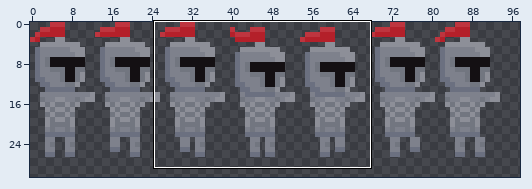
Two versions of one sprite sheet, CurseOfKnight/Assets/Sprites/Animations/knightAnim_Run.png. The first picture is a wide view before the edit; the outline marks the close-up.
Close-up. Earlier state:
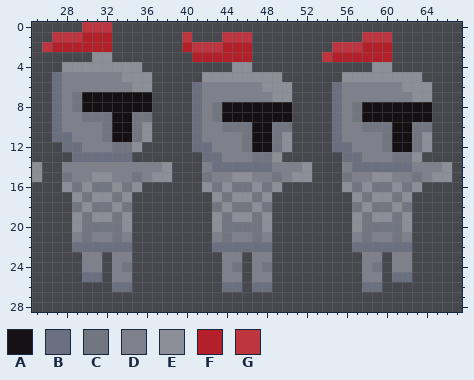
The file is 128x32 pixels. Colours within 5 levels of each other are drawn and written as one. Shown: x 25..67, y 0..28. The wide view leaves out empty margins. The commit also changed other parts of the picture, which this record leaves out.
Palette (. is transparent): A #141013  B #6b7080  C #727680  D #7e818c  E #8d8f98  F #b4202a  G #be353f
Once edited:
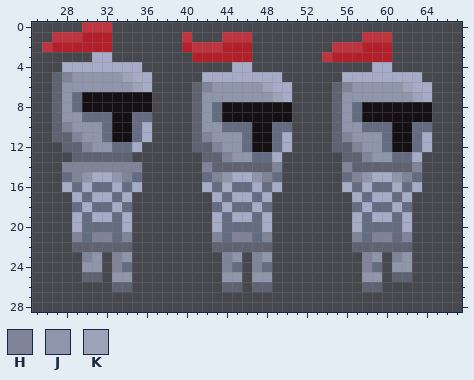
Colours new in this view: H #7f8498  J #8f96ac  K #9da3b8
The exact change:
@@ palette @@
-B #6b7080
+B #5f6371
-C #727680
+C #636c80
-E #8d8f98
+E #a6acc8
@@ x 25..67 @@
  4 ...EEEEEEEE.........EE............EE.......
- 5 ..BDDDDDDEEE.....EEEEEEEE......EEEEEEEE....
- 6 ..BDDDDDDDEE....BDDDDDDEEE....BDDDDDDEEE...
- 7 ..BDCAAAAAAA....BDDDDDDDEE....BDDDDDDDEE...
- 8 ..BDCAAAAAAA....BDCAAAAAAA....BDCAAAAAAA...
- 9 ..BDDCCCAACC....BDCAAAAAAA....BDCAAAAAAA...
-10 ..BDDDDCAACE....BDDCCCAACC....BDDCCCAACC...
-11 ..BBDDDCAACE....BDDDDCAACE....BDDDDCAACE...
-12 ...BBDDDCCE.....BBDDDCAACE....BBDDDCAACE...
-13 ....BBBBBB.......BBDDDCCE......BBDDDCCE....
-14 E..DDDDDDDDDDE...DBBBBBBDDDE...DBBBBBBDDDE.
-15 E..CDDEEDDCDEE...CDDEEDDCDEE...CDDEEDDCDEE.
+ 5 ..BHJJJJJKEE.....EEEEEEEE......EEEEEEEE....
+ 6 ..BJJJJJJJKE....BHJJJJJKEE....BHJJJJJKEE...
+ 7 ..BJCAAAAAAA....BJJJJJJJKE....BJJJJJJJKE...
+ 8 ..BJCAAAAAAA....BJCAAAAAAA....BJCAAAAAAA...
+ 9 ..BJJCCCAACC....BJCAAAAAAA....BJCAAAAAAA...
+10 ..BHJJJCAACE....BJJCCCAACC....BJJCCCAACC...
+11 ..BBHJJCAACE....BHJJJCAACE....BHJJJCAACE...
+12 ...BBHJJCCE.....BBHJJCAACE....BBHJJCAACE...
+13 ....BBBBBB.......BBHJJCCE......BBHJJCCE....
+14 ...HHHHHHHH......HBBBBBBH......HBBBBBBH....
+15 ...CHJEEJHC......CHJEEJHC......CHJEEJHC....
 16 ...ECECCECE......ECECCECE......ECECCECE....
@@ x 25..67 @@
 20 ....ECCCCE........ECCCCE........ECCCCE.....
-21 ....DCDDCD........DCDDCD........DCDDCD.....
+21 ....HCHHCH........HCHHCH........HCHHCH.....
 22 ....BBBBBB........BBBBBB........BBBBBB.....
-23 .....DD.DD.........DD.DD.........DD.DD.....
-24 .....DD.DC.........DC.DC.........DC.DD.....
-25 .....BB.DD.........DD.DD.........DD.BB.....
+23 .....HJ.HJ.........HJ.HJ.........HJ.HJ.....
+24 .....JJ.HC.........HC.HC.........HC.JJ.....
+25 .....BB.JJ.........JJ.JJ.........JJ.BB.....
 26 ........BB.........BB.BB.........BB........
Where, in picture pixels (left, top, right, bottom), the same in both close-ups:
changed: (32, 52, 452, 292)
